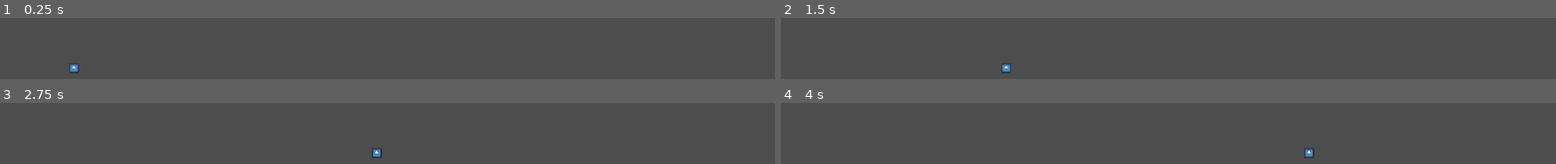
Above: before the commit, frames 1-4 (two rows, left to right).
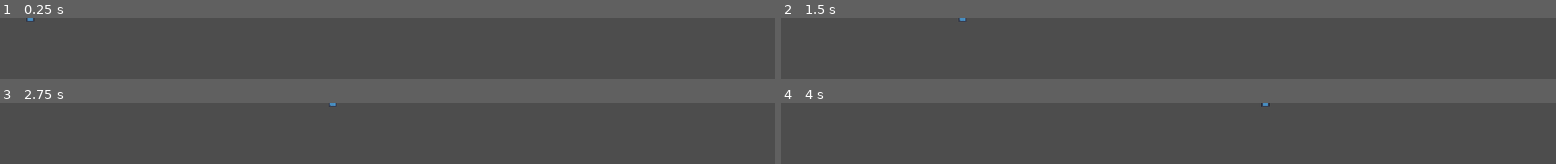
Above: after the commit, the same moments.

Repository: lighthouse-studios-my/eb-87
Game: Godot game, scene res://entities/projectile/projectile.tscn
Same seed, same stepped clock (60 frames per second), same inputs: the game is played once before the commit and once after it. This scene is started directly instead of the project's main scene. The engine's default icon, where the game draws it, is replaced by a stand-in: a white triangle on a blue panel in a dark square.
Inputs:
- Up to frame 1 (0.25 s): no input
- Up to frame 2 (1.5 s): tap Enter at 0.5 s; hold D (move_right) 0.53-1.28 s; hold Space (dodge) 0.53-1.28 s; hold S (move_down) from 1.28 s (still down); tap Space (dodge) at 1.35 s
- Up to frame 3 (2.75 s): tap Enter at 2 s; release S (move_down) at 2.03 s; hold D (move_right) from 2.03 s (still down); hold Space (dodge) from 2.03 s (still down)
- Up to frame 4 (4 s): release D (move_right) at 2.78 s; release Space (dodge) at 2.78 s; hold W (move_up) 2.78-3.53 s; tap Space (dodge) at 2.85 s; tap Enter at 3.5 s; hold A (move_left) from 3.53 s (still down); hold Space (dodge) from 3.53 s (still down)

The runs differ from the first frame. In frame 1, 0.2% of the frame differs, in the area x 3-11%, y 0-91%; in frame 2, 0.2%, in the area x 22-30%, y 0-91%; in frame 3, 0.2%; in frame 4, 0.2%.

Commit message:
chore: remove unneeded files

Diff:
--- a/src/entities/projectile/crit_projectile/crit_projectile.gd
+++ /dev/null
@@ -1,12 +0,0 @@
-extends Projectile
-class_name CritProjectile
-
-
-export(int) var shake_strength := 5
-
-onready var _sprite := $Sprite
-
-
-func _process(_delta: float) -> void:
-	var offset := Vector2(shake_strength, 0).rotated(rand_range(-PI, PI))
-	_sprite.position = Vector2.ZERO + offset
--- a/src/entities/projectile/crit_projectile/crit_projectile.tscn
+++ /dev/null
@@ -1,19 +0,0 @@
-[gd_scene load_steps=5 format=2]
-
-[ext_resource path="res://entities/projectile/projectile.tscn" type="PackedScene" id=1]
-[ext_resource path="res://particles/lightning_aura.tscn" type="PackedScene" id=2]
-[ext_resource path="res://entities/projectile/crit_projectile/crit_projectile.gd" type="Script" id=3]
-
-[sub_resource type="CircleShape2D" id=1]
-resource_local_to_scene = true
-radius = 7.0
-
-[node name="CritProjectile" instance=ExtResource( 1 )]
-script = ExtResource( 3 )
-speed = 300
-shake_strength = 5
-
-[node name="Hitbox" parent="." index="0"]
-shape = SubResource( 1 )
-
-[node name="LightningAura" parent="." index="3" instance=ExtResource( 2 )]
--- a/src/entities/projectile/projectile.tscn
+++ b/src/entities/projectile/projectile.tscn
@@ -5,25 +5,23 @@
 
 [sub_resource type="CircleShape2D" id="1"]
 resource_local_to_scene = true
-radius = 7.0
 
 [node name="Projectile" type="Area2D"]
 z_index = 1
-position = Vector2(108, 124)
 collision_layer = 0
 collision_mask = 2
 monitorable = false
 script = ExtResource("1")
 
+[node name="VisibilityNotifier2D" type="VisibleOnScreenNotifier2D" parent="."]
+scale = Vector2(0.1, 0.1)
+
+[node name="Sprite" type="Sprite2D" parent="."]
+scale = Vector2(0.15625, 0.15625)
+texture = ExtResource("2_3u4g4")
+
 [node name="Hitbox" type="CollisionShape2D" parent="."]
 shape = SubResource("1")
 
-[node name="Sprite" type="Sprite2D" parent="."]
-scale = Vector2(0.2, 0.2)
-texture = ExtResource("2_3u4g4")
-
-[node name="VisibilityNotifier2D" type="VisibleOnScreenNotifier2D" parent="."]
-scale = Vector2(0.1, 0.1)
-
 [connection signal="area_entered" from="." to="." method="_on_area_entered"]
 [connection signal="screen_exited" from="VisibilityNotifier2D" to="." method="_on_VisibilityNotifier2D_screen_exited"]
